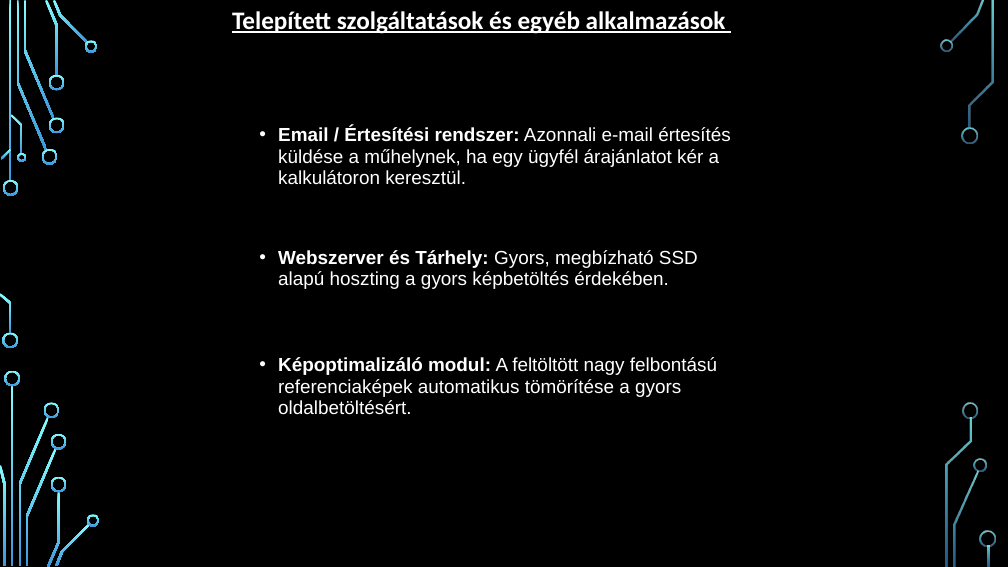
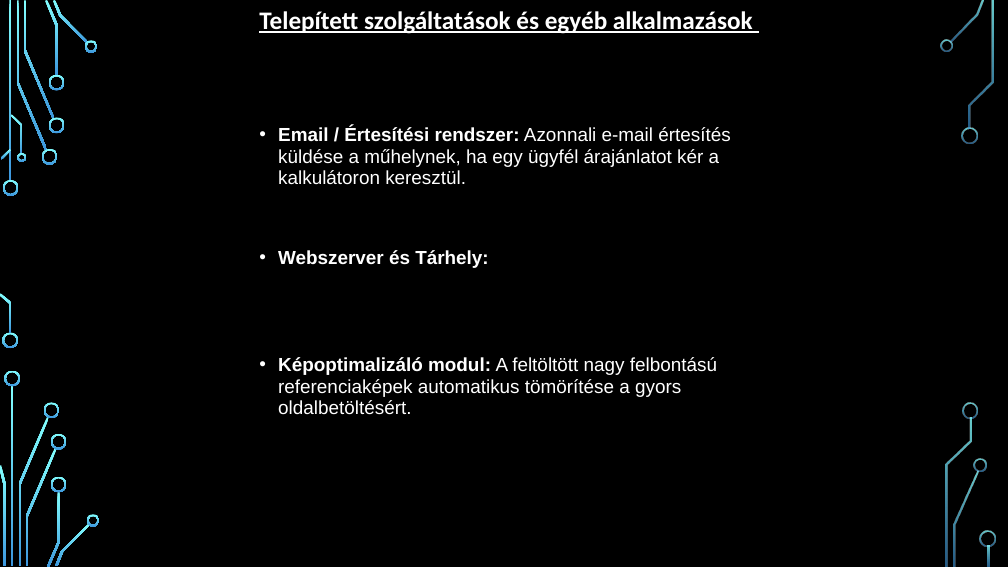
Before and after one commit to C5734E/Vizsga_Feladat, a slide deck: slide 8 of Autó Kozmetika orai DB.pptx (slide 7 before the commit). Drawn at 1008x567 pixels with LibreOffice and Linux fonts; fonts in the diff are those of the drawing; background and template pictures are left out. Boxes give left, top, right and bottom in pixels: in the first picture for what was removed or moved away, otherwise in the second. Text is boxed around its words. In the diff, an @@ line names an element or a change of style, - is before the commit and + after.

```diff
--- a/Autó Kozmetika orai DB.pptx
+++ b/Autó Kozmetika orai DB.pptx
@@ text "Telepített szolgáltatások és egyéb alkalmazások": place and size @@
-text "Telepített szolgáltatások és egyéb alkalmazások" at [232, 11, 726, 34]
+text "Telepített szolgáltatások és egyéb alkalmazások" at [259, 11, 753, 34]
@@ text at [278, 250, 488, 268]: text changed; bold on @@
-• Webszerver és Tárhely: Gyors, megbízható SSD alapú hoszting a gyors képbetöltés érdekében.
+• Webszerver és Tárhely:
```
Also in this commit, not shown: 7 other slides changed, 5 slides added.
